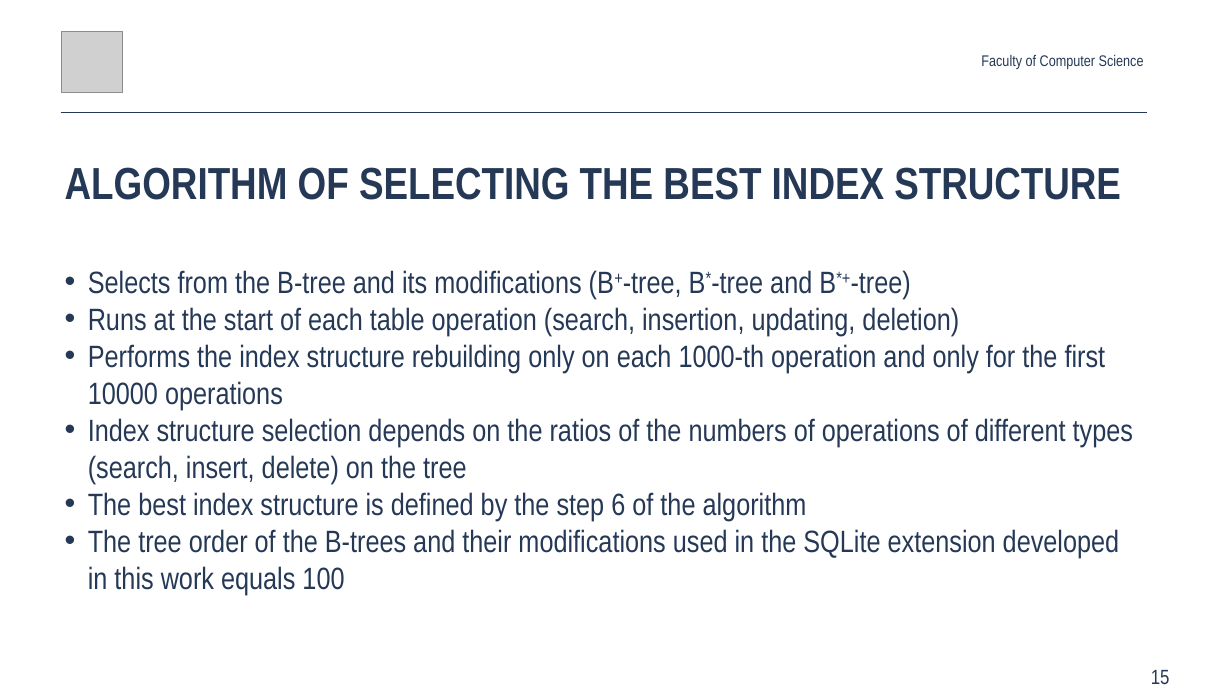
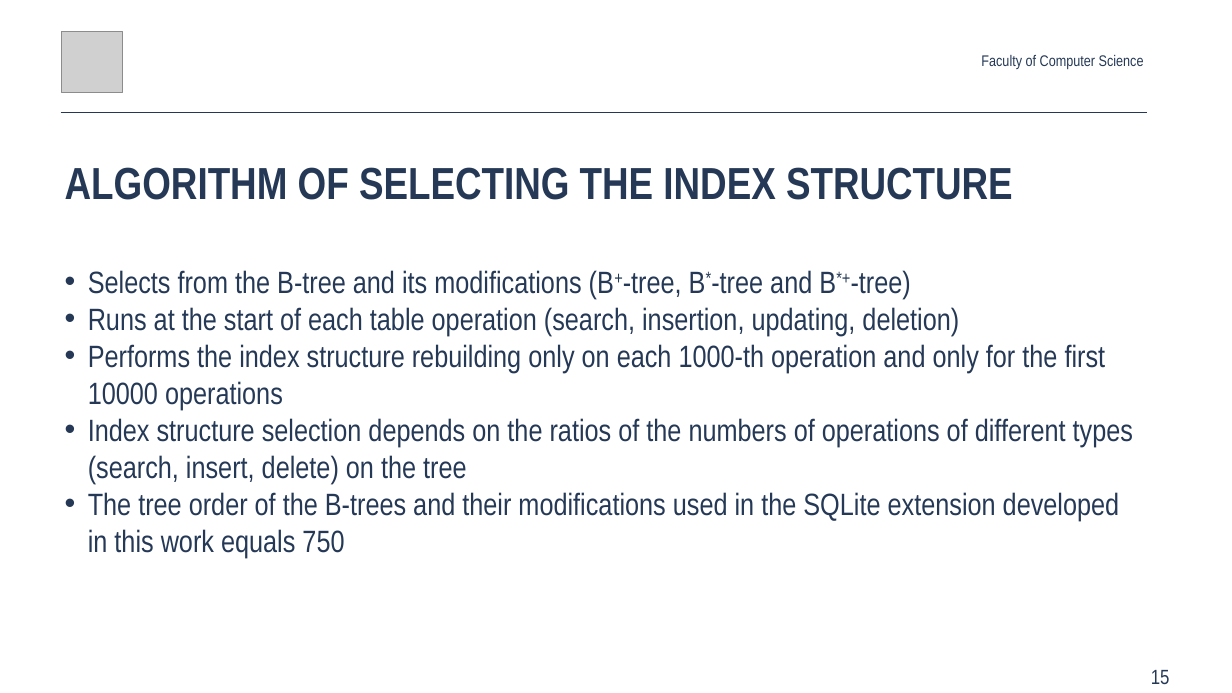
Before and after one commit to Glost/btrees_2019, a slide deck: slide 15 of root/docs/slides/Anton_Rigin_SYRCoSE_2019.pptx. Drawn at 1232x693 pixels with LibreOffice and Linux fonts; fonts in the diff are those of the drawing; grey boxes stand for pictures. Boxes give left, top, right and bottom in pixels: in the first picture for what was removed or moved away, otherwise in the second. Text is boxed around its words. In the diff, an @@ line names an element or a change of style, - is before the commit and + after.

```diff
--- a/root/docs/slides/Anton_Rigin_SYRCoSE_2019.pptx
+++ b/root/docs/slides/Anton_Rigin_SYRCoSE_2019.pptx
@@ text at (x1=65, y1=167, x2=1013, y2=200): text changed @@
-ALGORITHM OF SELECTING THE BEST INDEX STRUCTURE
+ALGORITHM OF SELECTING THE INDEX STRUCTURE
@@ text at (x1=88, y1=492, x2=1120, y2=558): text changed @@
-• The best index structure is defined by the step 6 of the algorithm
-• The tree order of the B-trees and their modifications used in the SQLite extension developed in this work equals 100
+• The tree order of the B-trees and their modifications used in the SQLite extension developed in this work equals 750
```
Also in this commit, not shown: 8 other slides changed, 1 slide added, 1 other file.
